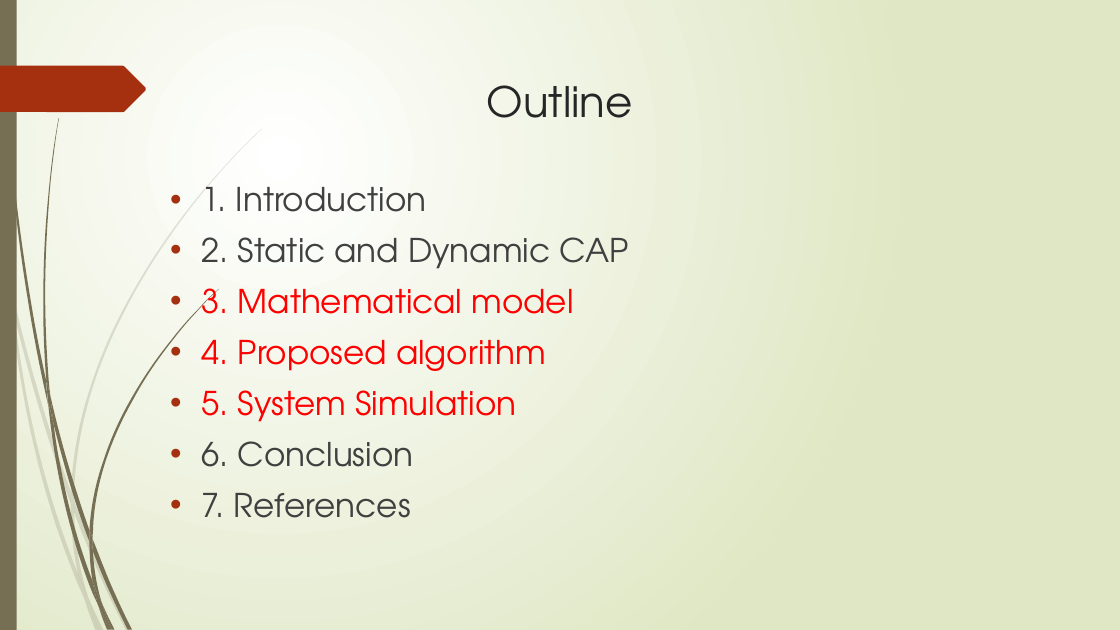
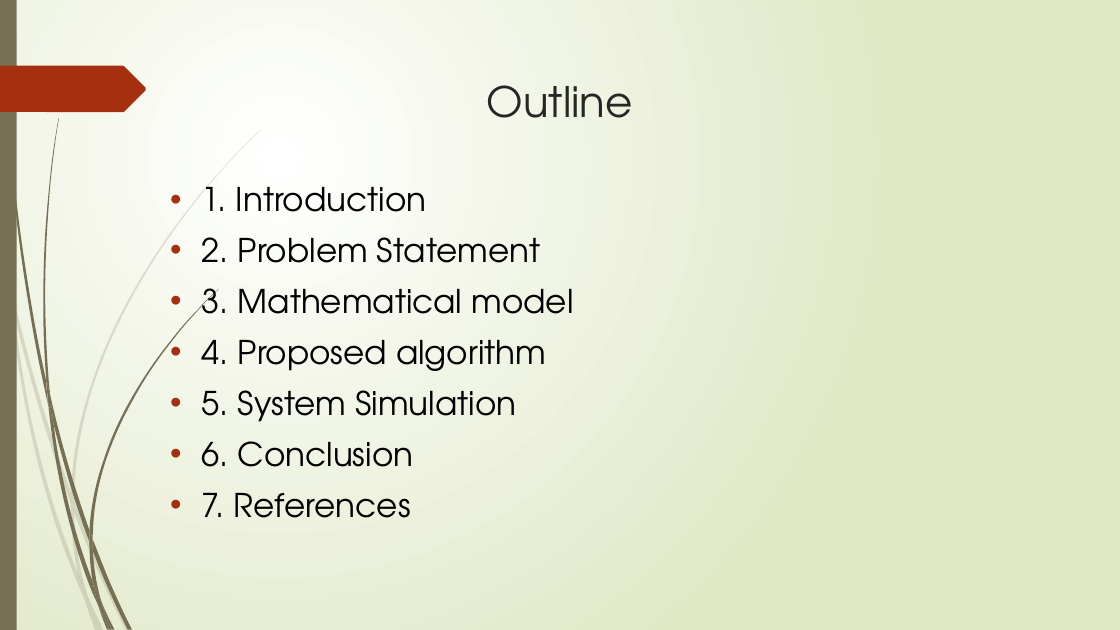
Before and after one commit to debopriyodjghosh/Channel-allocation-web-app, a slide deck: slide 2 of Docs/ppt.pptx. Drawn at 1120x630 pixels with LibreOffice and Linux fonts; fonts in the diff are those of the drawing. Boxes give left, top, right and bottom in pixels: in the first picture for what was removed or moved away, otherwise in the second. Text is boxed around its words. In the diff, an @@ line names an element or a change of style, - is before the commit and + after.

Commit message:
ppt final

```diff
--- a/Docs/ppt.pptx
+++ b/Docs/ppt.pptx
@@ text at bbox=[202, 186, 574, 518]: text colour #404040 to #000000 in "1. Introduction", "6. Conclusion", "7. References"; text colour #FF0000 to #000000 in "3. Mathematical model", "4. Proposed algorithm", "5. System Simulation" @@
@@ text at bbox=[202, 237, 540, 263]: text changed; text colour #404040 to #000000 @@
-• 2. Static and Dynamic CAP
+• 2. Problem Statement
```
Also in this commit, not shown: 6 other slides changed, 7 slides added, 2 other files.
